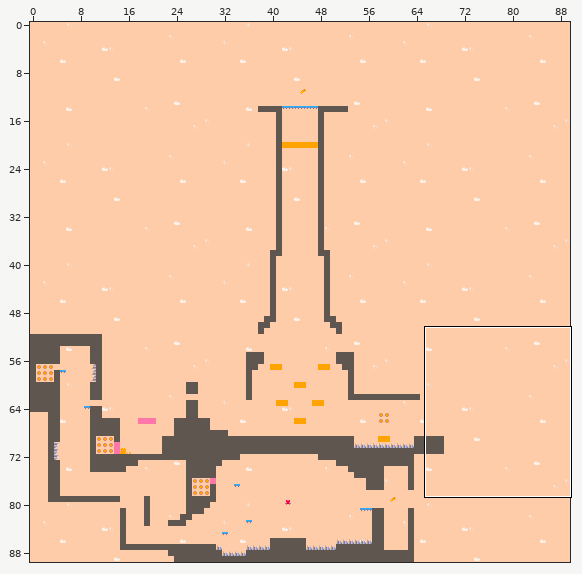
One commit to this Tiled map (JSON): assets/tilemaps/openLevel.tmj. The picture above shows the old version from afar; the outline marks the close-up.
Close-up. Before the commit:
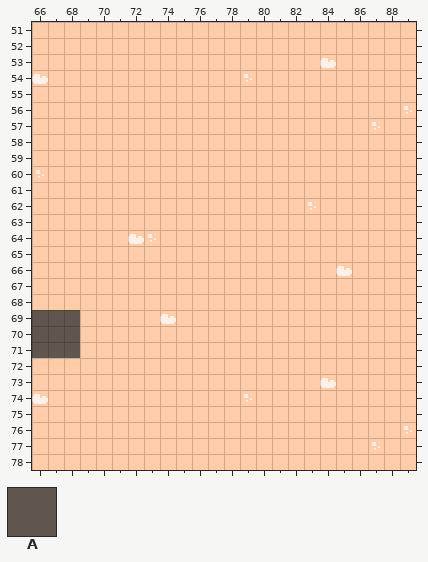
Cells are 8x8 px. Shown: x 66..89, y 51..78. The commit also changed other parts of the map, which this record leaves out.
Key: from "Pico-8-Platformer": A 2.
_ is an empty cell.
Objects are placed by their top-left corner, in cells (3,4 is the top-left corner of cell 3,4); size is 1x1 cell unless given.
Layers that did not change in this view are not listed.
Layer "Terrain" before, first column x 66:
51 ________________________
52 ________________________
53 ________________________
54 ________________________
55 ________________________
56 ________________________
57 ________________________
58 ________________________
59 ________________________
60 ________________________
61 ________________________
62 ________________________
63 ________________________
64 ________________________
65 ________________________
66 ________________________
67 ________________________
68 ________________________
69 AAA_____________________
70 AAA_____________________
71 AAA_____________________
72 ________________________
73 ________________________
74 ________________________
75 ________________________
76 ________________________
77 ________________________
78 ________________________
New version:
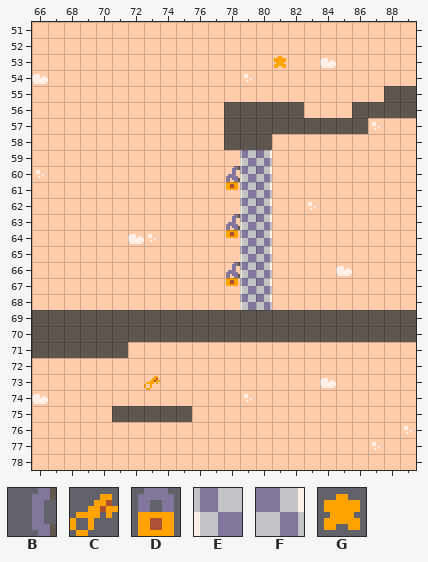
Further tiles: from "Pico-8-Platformer": B 45 turned 90, C 66, D 67, E 76 turned 270, F 76 turned 90, G 147.
Tiles of an added or newly shown layer are drawn over the layers below it.
What changed:
Changed rows in their new state; . is an unchanged cell.
Layer "Terrain":
first column x 78:
55 ..........AA
56 AAAAA...AAAA
57 AAAAAAAAA...
58 AAA.........
first column x 69:
69 AAAAAAAAAAAAAAAAAAAAA
70 AAAAAAAAAAAAAAAAAAAAA
71 AAA..................
first column x 71:
75 AAAAA
Layer "Key Door" (added):
first column x 78:
59 .EF
60 BEF
61 .EF
62 .EF
63 BEF
64 .EF
65 .EF
66 BEF
67 .EF
68 .EF
Layer "Objects":
added: G "DashPickup" at 81,53
added: D "KeyLock3" at 78,60.5
added: D "KeyLock2" at 78,63.5
added: D "KeyLock1" at 78,66.5
added: C "Key1" at 73,73
Pixel boxes of the changes (left, top, right, bottom) in both close-ups:
added: (274, 56, 286, 68)
added: (80, 86, 416, 358)
added: (144, 376, 160, 390)
added: (112, 406, 192, 422)
